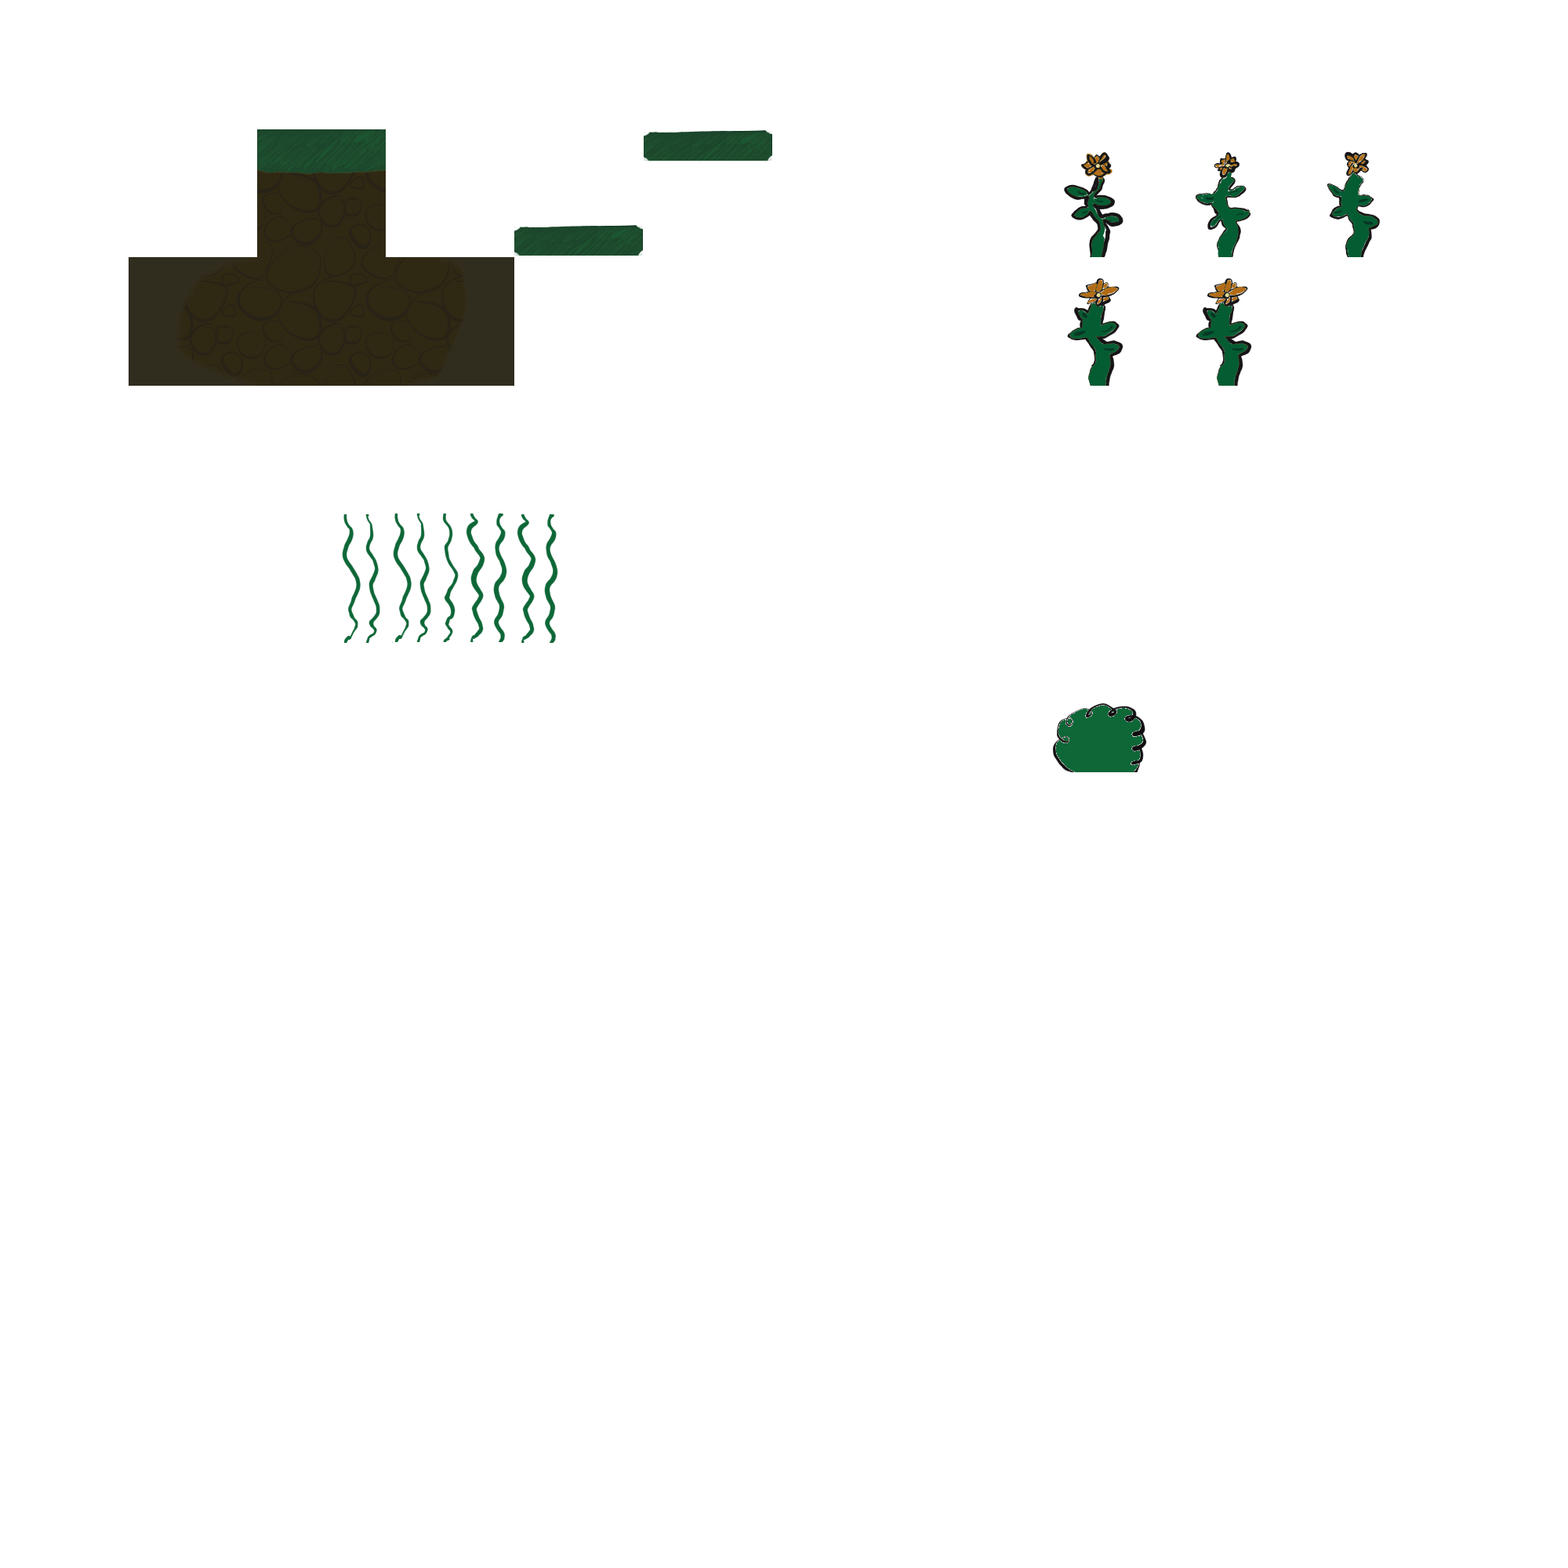
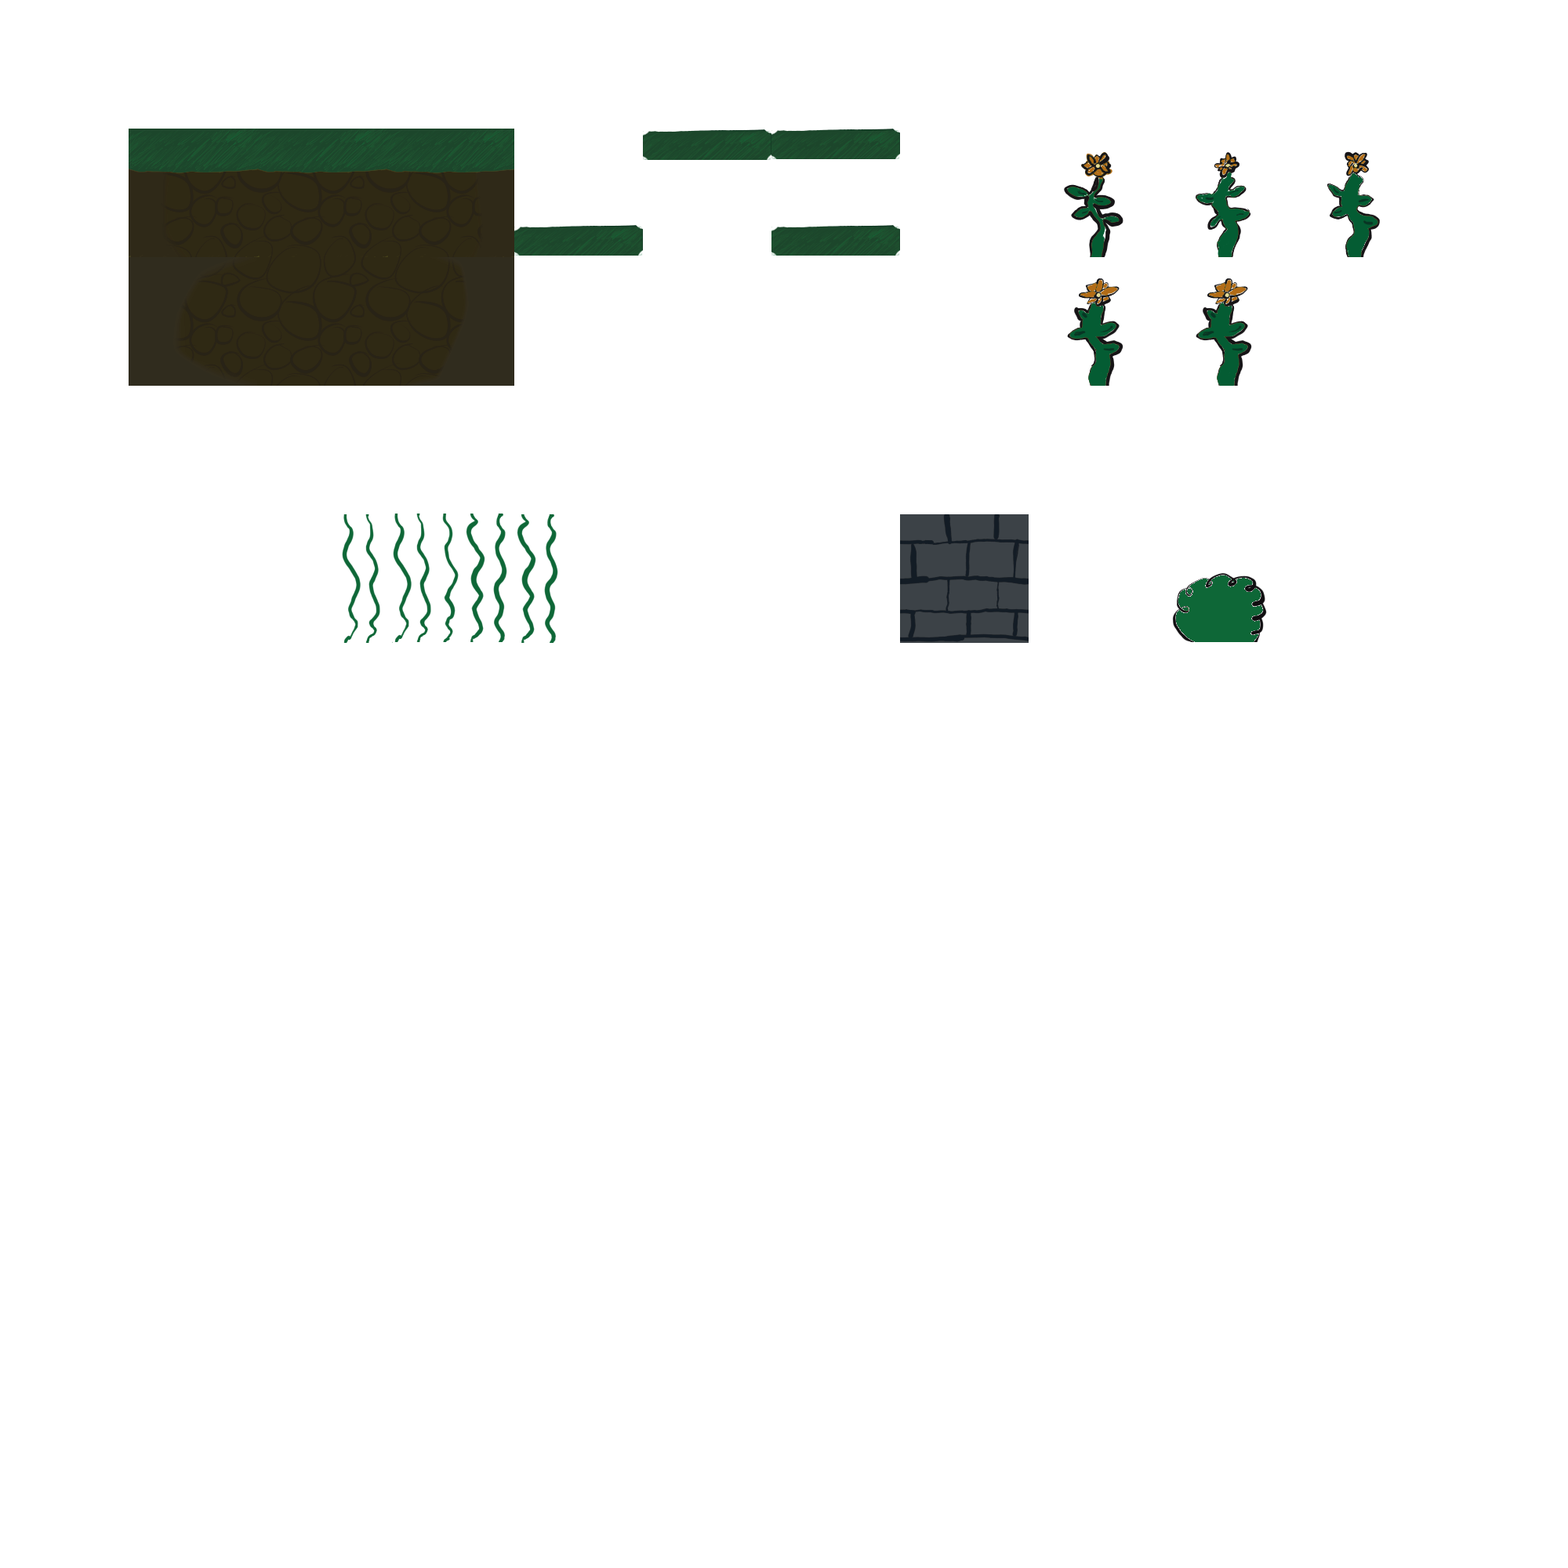
Revision of a layered w=1568, h=1568 image; what changed, layer by layer:
pixels changed over [128, 128, 1267, 773] (layer not identified)